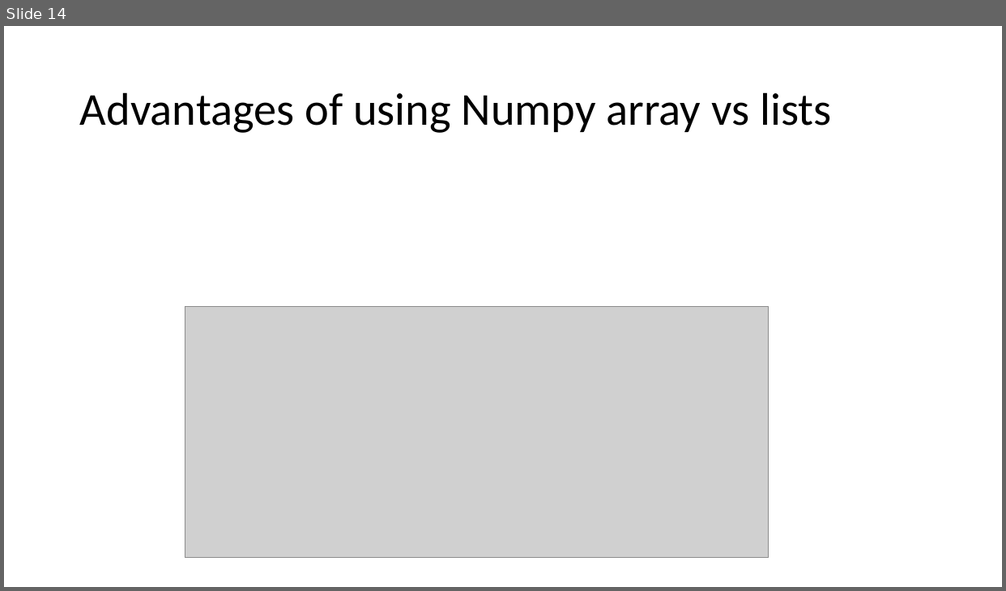
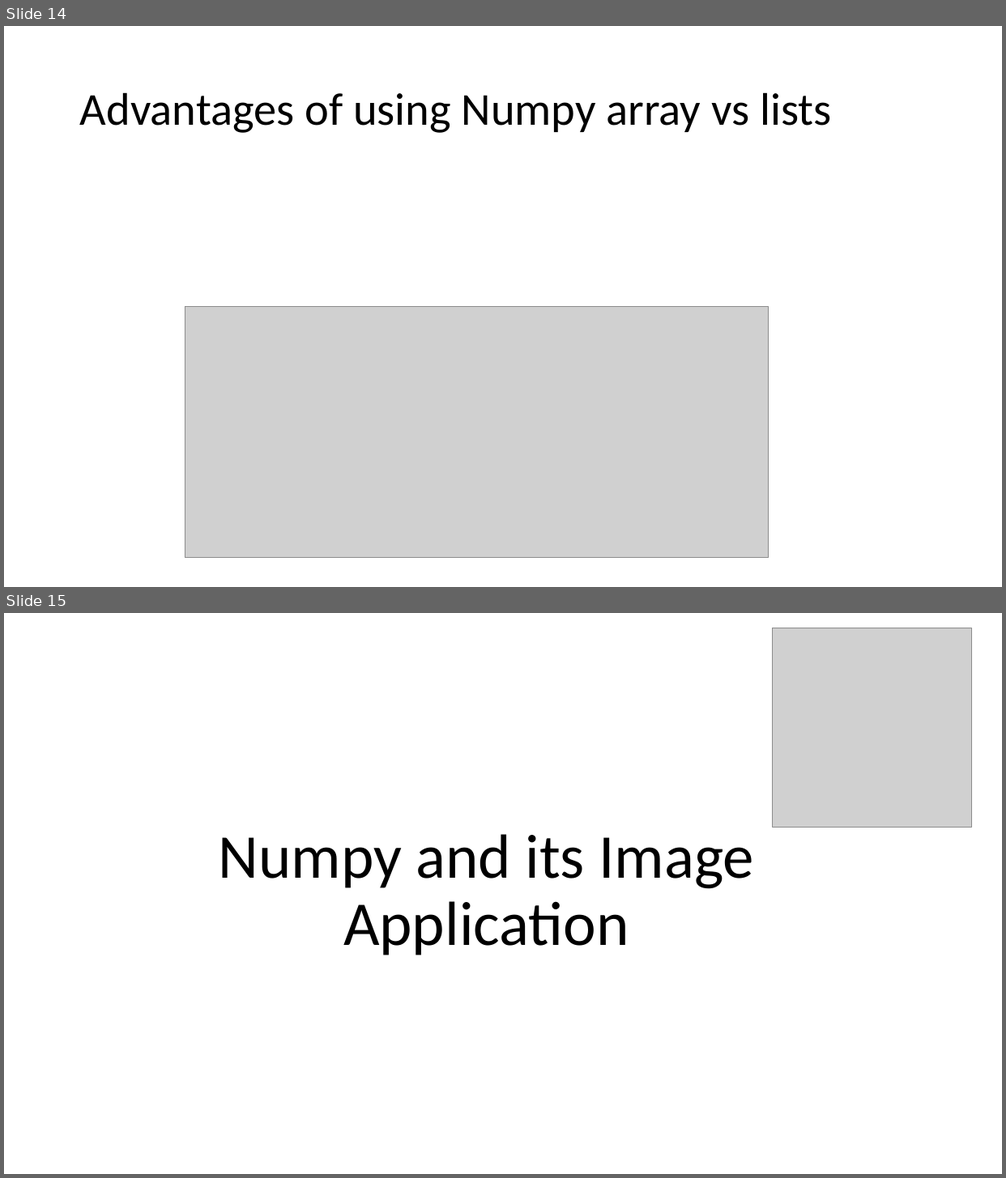
Before and after one commit to edyoda/DS290922A, a slide deck: EDYODA_DW/slides/Class1.pptx. Shown one above the other, each under a label of ours: slide 14 before the commit, slides 14 and 15 after it. The pictures are 1006x591 and 1006x1178 pixels, drawn with LibreOffice and Linux fonts; fonts in the diff are those of the drawing; grey boxes stand for pictures. Boxes give left, top, right and bottom in pixels: in the first picture for what was removed or moved away, otherwise in the second. Text is boxed around its words. In the diff, an @@ line names an element or a change of style, - is before the commit and + after.

```diff
--- a/EDYODA_DW/slides/Class1.pptx
+++ b/EDYODA_DW/slides/Class1.pptx
@@ slide 15 added at [4,613,1002,1174], background #FFFFFF @@
@@ picture added at [773,628,972,827] @@
@@ title added at [219,834,754,956], 60 pt, text #000000 @@
+Numpy and its Image Application
```
Also in this commit, not shown: 6 other slides added, 6 other files.
